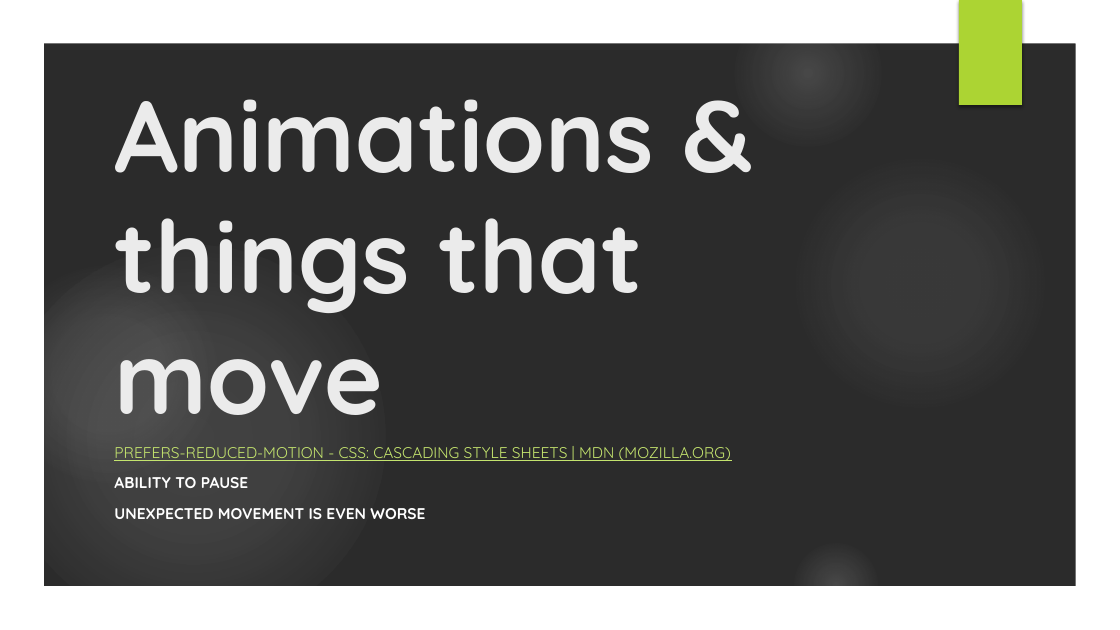
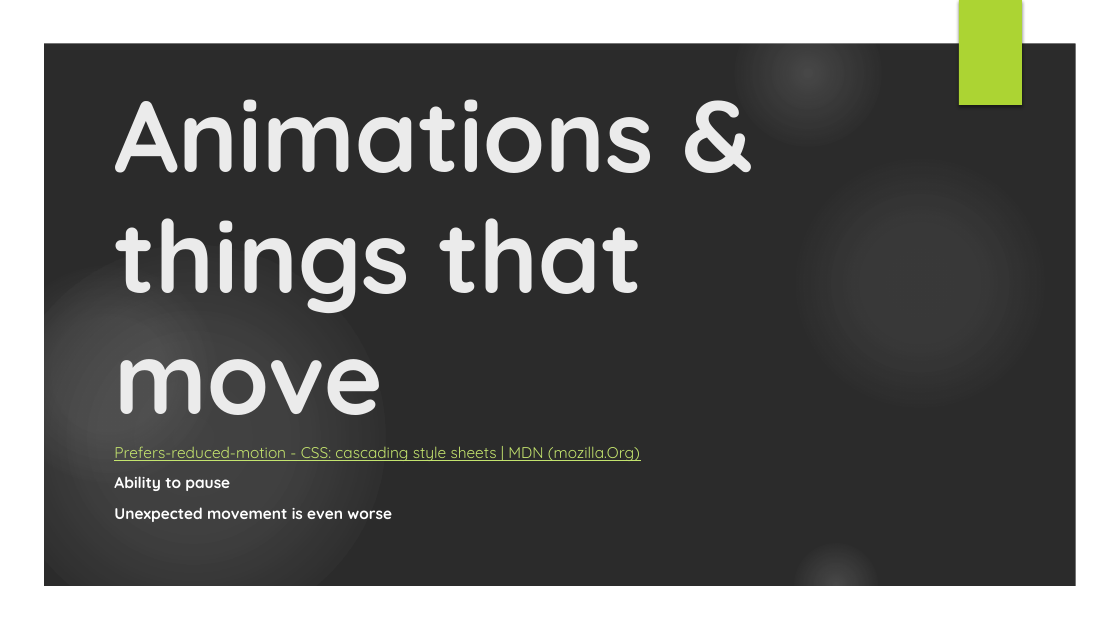
Before and after one commit to owenniblock/owenniblock, a slide deck: slide 9 of talks/id24 - ND Web Design.pptx (slide 14 before the commit). Drawn at 1120x630 pixels with LibreOffice and Linux fonts; fonts in the diff are those of the drawing; background and template pictures are left out; a plain dark background stands for a picture behind light text. Boxes give left, top, right and bottom in pixels: in the first picture for what was removed or moved away, otherwise in the second. Text is boxed around its words. In the diff, an @@ line names an element or a change of style, - is before the commit and + after.

```diff
--- a/talks/id24 - ND Web Design.pptx
+++ b/talks/id24 - ND Web Design.pptx
@@ subtitle at box(114, 446, 640, 522): text changed @@
-PREFERS-REDUCED-MOTION - CSS: CASCADING STYLE SHEETS | MDN (MOZILLA.ORG)
-ABILITY TO PAUSE
-UNEXPECTED MOVEMENT IS EVEN WORSE
+Prefers-reduced-motion - CSS: cascading style sheets | MDN (mozilla.Org)
+Ability to pause
+Unexpected movement is even worse
```
Also in this commit, not shown: 21 other slides changed.
